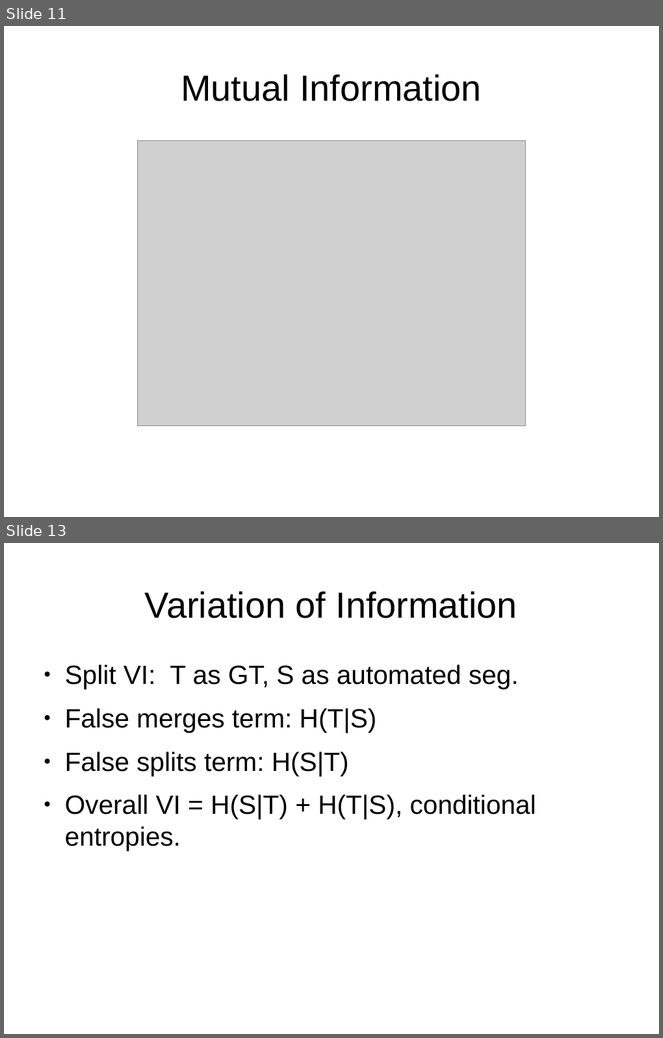
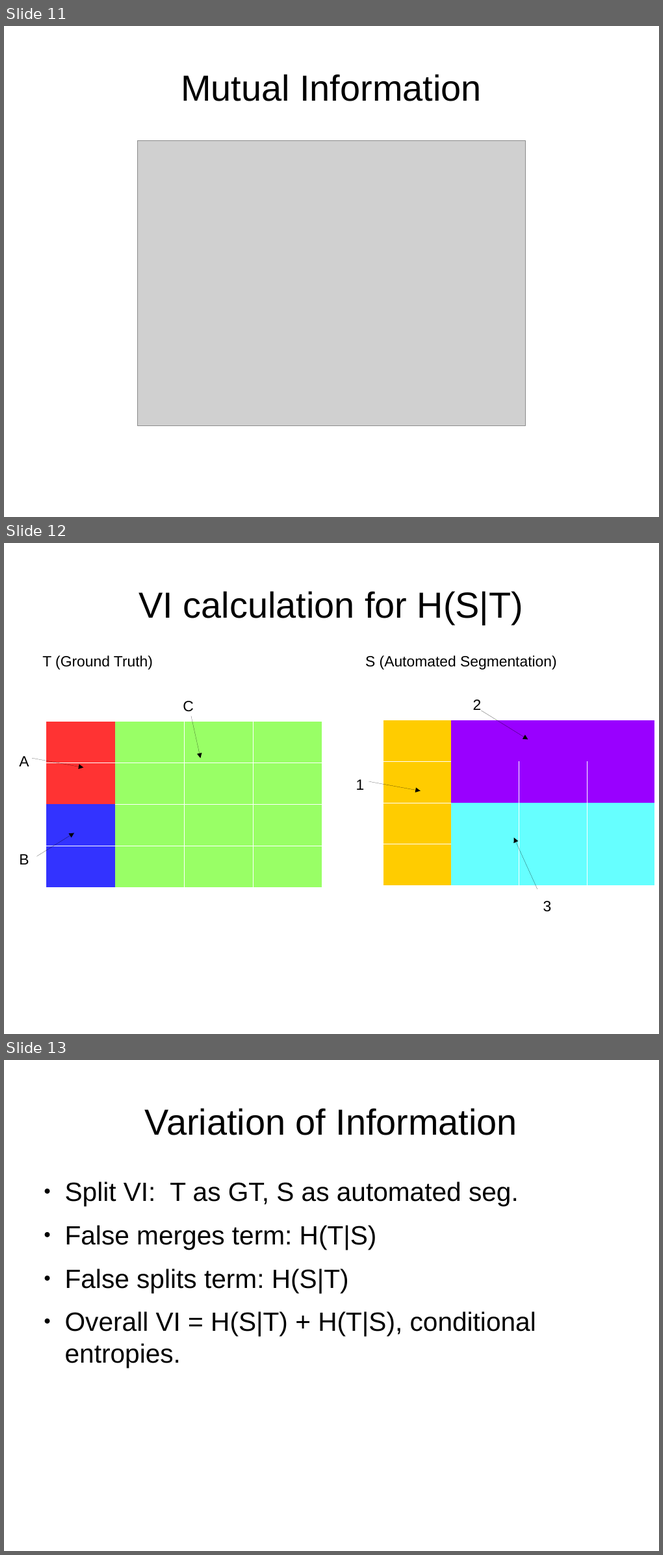
Before and after one commit to JohnnyTeutonic/view_all, a slide deck: Segmentation_Presentation.odp. Shown one above the other, each under a label of ours: slides 11 and 13 before the commit, slides 11, 12 and 13 after it; the slides between them are not shown. The pictures are 663x1038 and 663x1555 pixels, drawn with LibreOffice and Linux fonts; fonts in the diff are those of the drawing; grey boxes stand for pictures. Boxes give left, top, right and bottom in pixels: in the first picture for what was removed or moved away, otherwise in the second. Text is boxed around its words. In the diff, an @@ line names an element or a change of style, - is before the commit and + after.

```diff
--- a/Segmentation_Presentation.odp
+++ b/Segmentation_Presentation.odp
@@ slide 12 added at [4,543,659,1034], background #FFFFFF @@
@@ title added at [139,591,523,624], 44 pt, text #000000 @@
+VI calculation for H(S|T)
@@ text added at [42,655,153,670], 18 pt, text #000000 @@
+T (Ground Truth)
@@ text added at [365,655,557,670], 18 pt, text #000000 @@
+S (Automated Segmentation)
@@ text added at [183,701,194,712], 18 pt, text #000000 @@
+C
@@ arrow added from (191, 716) to (201, 758), #000000 0 pt @@
@@ text added at [473,700,482,710], 18 pt, text #000000 @@
+2
@@ arrow added from (482, 711) to (529, 740), #000000 0 pt @@
@@ table added at [46,721,322,888], 4 rows, 4 columns @@
+ |  |  | 
+ |  |  | 
+ |  |  | 
+ |  |  | 
@@ table added at [384,720,655,886], 4 rows, 4 columns @@
+ |  |  | 
+ |  |  | 
+ |  |  | 
+ |  |  | 
@@ text added at [19,756,29,767], 18 pt, text #000000 @@
+A
@@ arrow added from (32, 758) to (84, 768), #000000 0 pt @@
@@ text added at [356,780,365,790], 18 pt, text #000000 @@
+1
@@ arrow added from (369, 782) to (421, 791), #000000 0 pt @@
@@ arrow added from (36, 857) to (74, 833), #000000 0 pt @@
@@ text added at [19,854,29,865], 18 pt, text #000000 @@
+B
@@ arrow added from (538, 889) to (514, 838), #000000 0 pt @@
@@ text added at [544,901,552,912], 18 pt, text #000000 @@
+3
```
Also in this commit, not shown: 10 slides changed, 2 other slides added, 2 slides removed, 4 other files.
